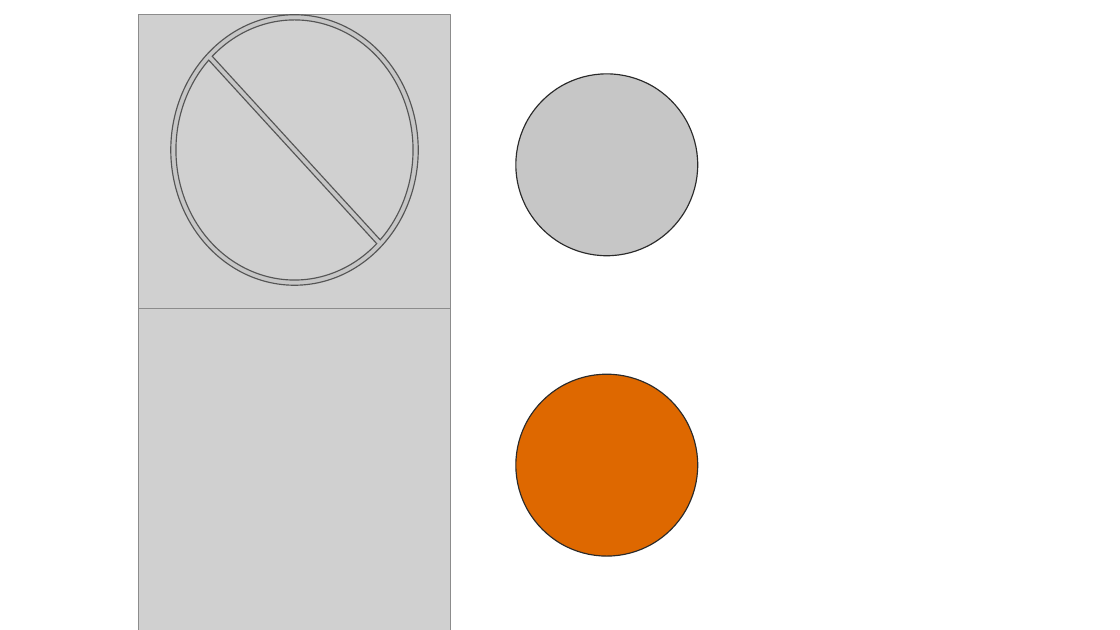
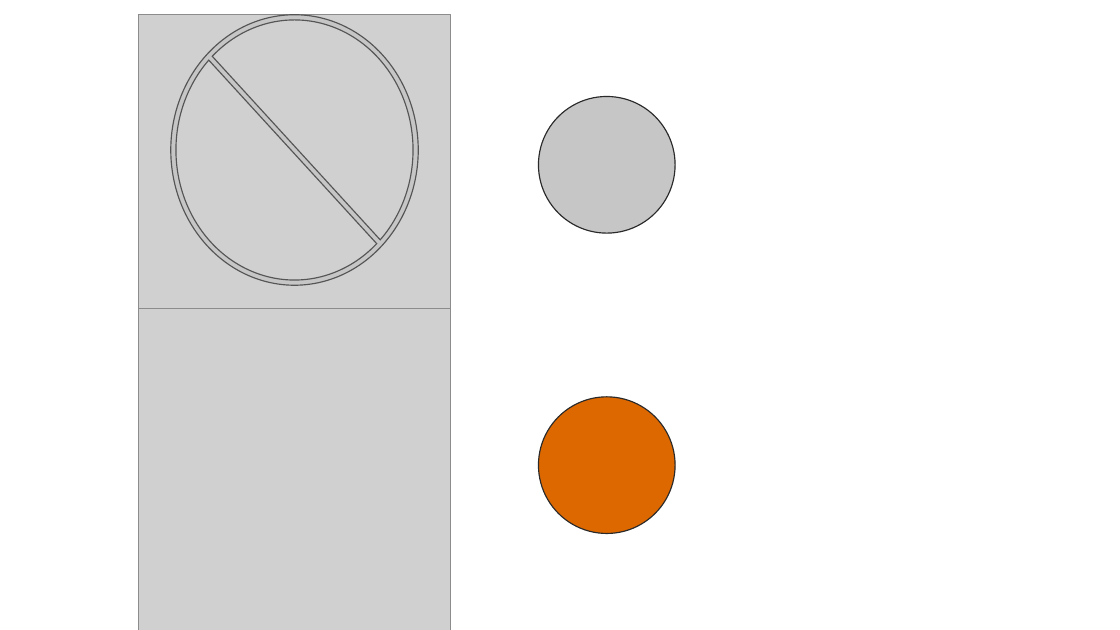
Before and after one commit to kris-wild/Ticks_Wild_Gienger_2023, a slide deck: slide 2 of Final_figures/Legend.pptx. Drawn at 1120x630 pixels with LibreOffice and Linux fonts; fonts in the diff are those of the drawing; grey boxes stand for pictures. Boxes give left, top, right and bottom in pixels: in the first picture for what was removed or moved away, otherwise in the second. Text is boxed around its words. In the diff, an @@ line names an element or a change of style, - is before the commit and + after.

```diff
--- a/Final_figures/Legend.pptx
+++ b/Final_figures/Legend.pptx
@@ ellipse: place and size @@
-ellipse at bbox=[516, 74, 698, 256]
+ellipse at bbox=[539, 97, 676, 234]
@@ ellipse: place and size @@
-ellipse at bbox=[516, 375, 698, 557]
+ellipse at bbox=[539, 397, 676, 534]
```
Also in this commit, not shown: 6 other files.
